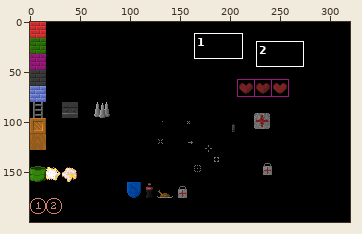
One commit to this sprite sheet: tiles.gif. Above, an overview of the earlier version with the close-up marked.
Close-up. Old version:
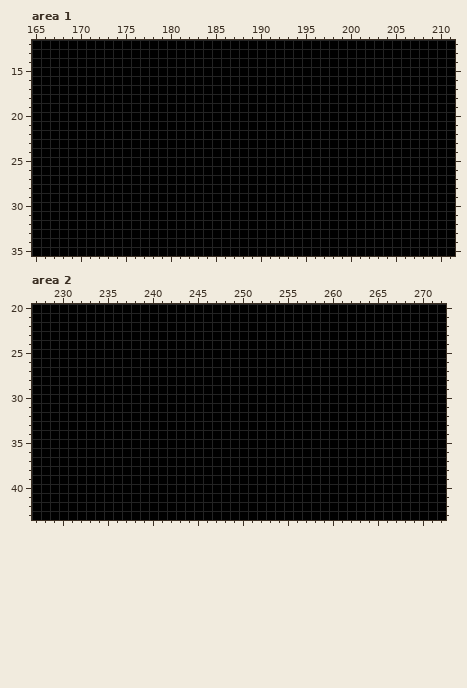
The file is 320x200 pixels. Colours within 5 levels of each other are drawn and written as one. Shown: area 1: x 165..211, y 12..35; area 2: x 227..272, y 20..43. The commit also changed other parts of the picture, which this record leaves out.
Now the later version:
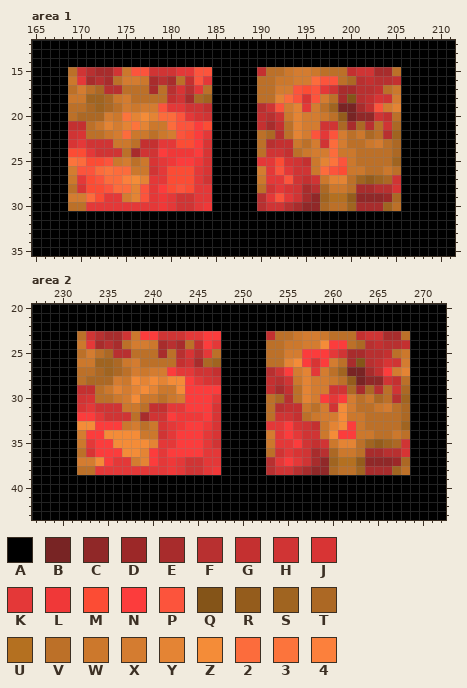
Palette (. is transparent): A #000000  B #782424  C #902828  D #9c2828  E #a82c2c  F #b83030  G #c43030  H #d03434  J #d83434  K #e43838  L #f03838  M #fc4c34  N #fc3c3c  P #fc543c  Q #845418  R #945c1c  S #a06420  T #ac6824  U #b47020  V #bc7028  W #cc782c  X #d47c30  Y #e48434  Z #f48c38  2 #fc6c3c  3 #fc743c  4 #fc803c
Changes in this commit:
Changed rows in their new state; - is an unchanged pixel.
Area 1:
first column x 169:
15 VHFEEHWPPHHHKKPP-----GVVWXXWVVVGHHEEV
16 WKEFEVXXWEFEVGPK-----VVWWXX2PPVTFGFFG
17 VXVTFFVVVEVFJFKV-----VVXXPMPKHEEFFGVW
18 WWSSTWXVVVVGHETS-----VVY2PJPXVEQFGJHX
19 VVTSTVXWXXPKKHHG-----FHPXYKXVSBBEGPXY
20 VTTTXW3YZY22PKJH-----GFHWYXXWVRBCCHGV
21 GGVWYXY3YWW2PPNM-----GEGVYXXHHTETFVHT
22 HJVVWX2WWVWXPMNK-----VTFVYXPKPXVWTVFS
23 JKHHHWWVGGKKMMNJ-----VFGGWVXH2XVVWXVT
24 MMKHHHVEHHNLLLNJ-----VHHGVWXX2WWVVVVT
25 32MMPWXVWJKLNNLJ-----KKMJHGWY3PWVVVVS
26 XPP2322WWHKMMMKJ-----XKPKHHW2PMWWVVWV
27 WKMP224ZYKKMMMKH-----WKKPHGHWYYVSRSTH
28 VJMMP22YPKNMPMKK-----VHKJHEFTWWVEEFFJ
29 XX2MKKXYPKLKHHKK-----FKPKHECSUURCCCDT
30 VVKKKKKKKKLKHHKL-----FHHFECCTVVSEEESV
Area 2:
first column x 232:
23 VHFEEHWNNHHHKKNN-----GVVWXXWVVVGHHEEV
24 WKEFEVXXWEFEVGNK-----VVWWXXZNNVTFGFFG
25 VXVTFFVVVEVFJFKV-----VVXXNNNKHEEFFGVW
26 WWSSTWXVVVVGHETS-----VVYZNJNXVEQFGJHX
27 VVTSTVXWXXNKKHHG-----FHNXYKXVSBBEGNXY
28 VTTTXWZYZYZZNKJH-----GFHWYXXWVRBCCHGV
29 GGVWYXYZYWWZNNNN-----GEGVYXXHHTETFVHT
30 HJVVWXZWWVWXNNNK-----VTFVYXNKNXVWTVFS
31 JKHHHWWVGGKKNNNJ-----VFGGWVXHZXVVWXVT
32 NNKHHHVEHHNLLLNJ-----VHHGVWXXZWWVVVVT
33 ZZNNNWXVWJKLNNLJ-----KKNJHGWYZNWVVVVS
34 XNNZZZZWWHKNNNKJ-----XKNKHHWZNNWWVVWV
35 WKNNZZZZYKKNNNKH-----WKKNHGHWYYVSRSTH
36 VJNNNZZYNKNNNNKK-----VHKJHEFTWWVEEFFJ
37 XXZNKKXYNKLKHHKK-----FKNKHECSUURCCCDT
38 VVKKKKKKKKLKHHKL-----FHHFECCTVVSEEESV
